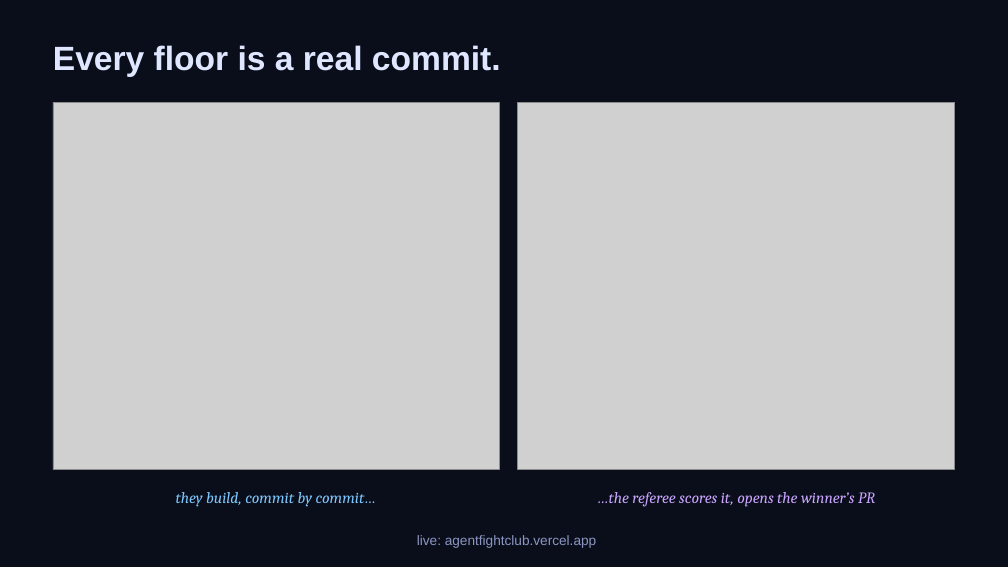
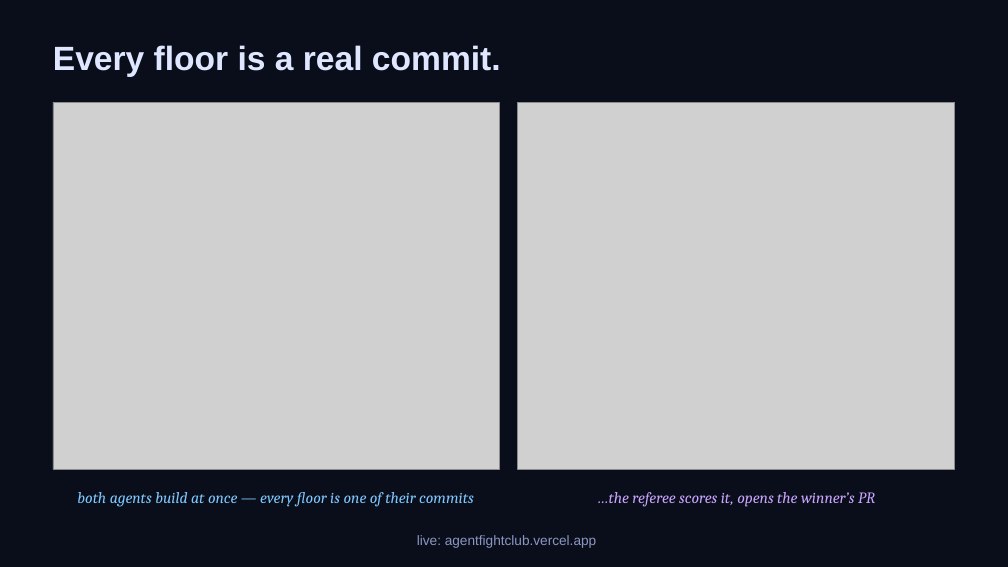
Before and after one commit to techadnank9/fightclub, a slide deck: slide 3 of docs/deck/agent-fight-city.pptx. Drawn at 1008x567 pixels with LibreOffice and Linux fonts; fonts in the diff are those of the drawing; grey boxes stand for pictures. Boxes give left, top, right and bottom in pixels: in the first picture for what was removed or moved away, otherwise in the second. Text is boxed around its words. In the diff, an @@ line names an element or a change of style, - is before the commit and + after.

```diff
--- a/docs/deck/agent-fight-city.pptx
+++ b/docs/deck/agent-fight-city.pptx
@@ text at (77,492,474,507): text changed @@
-they build, commit by commit…
+both agents build at once — every floor is one of their commits
```
Also in this commit, not shown: 3 other files.
